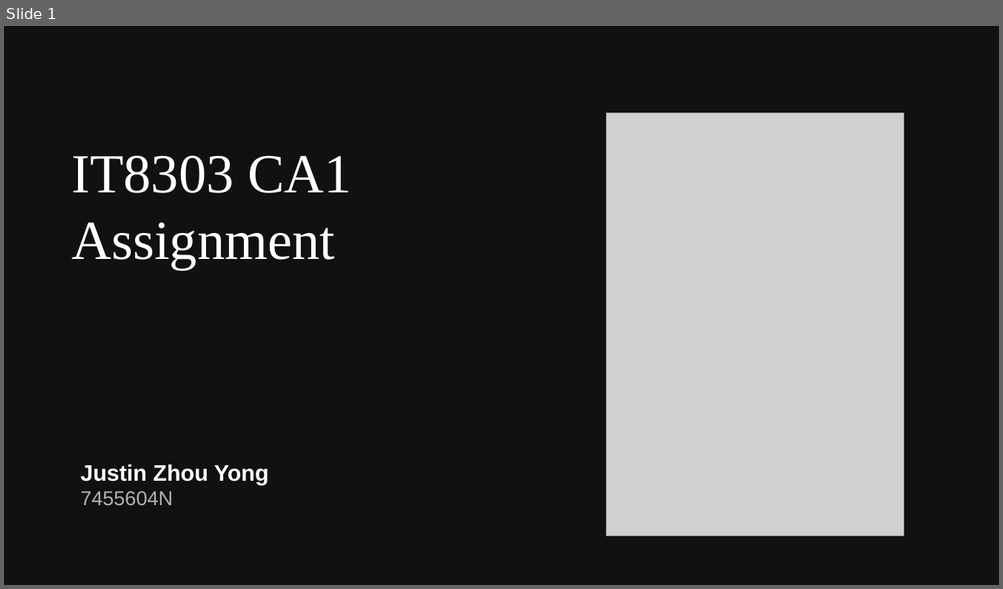
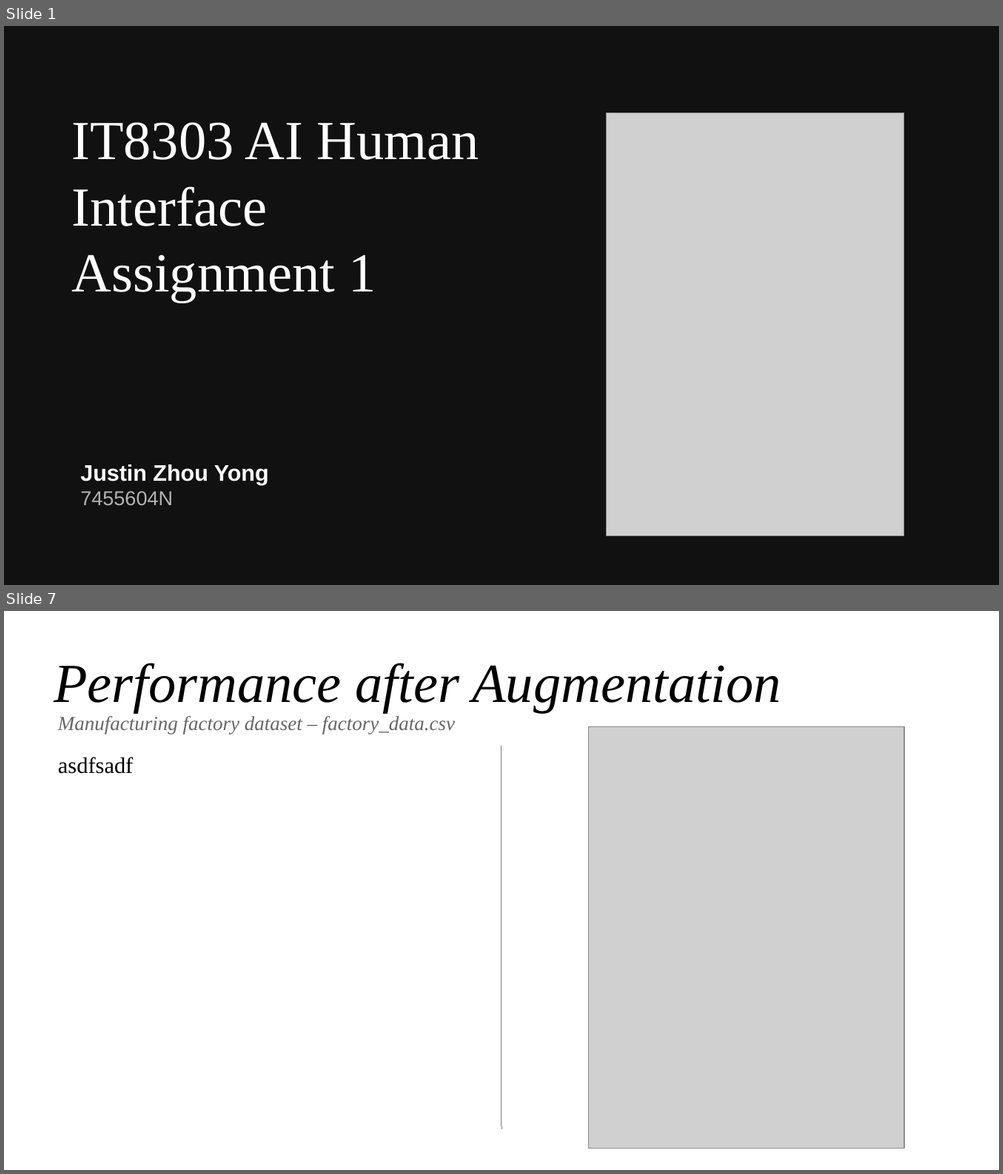
Before and after one commit to juzhyo/IT8303-AI-Human-Interface, a slide deck: ca1/slides.odp. Shown one above the other, each under a label of ours: slide 1 before the commit, slides 1 and 7 after it; the slides between them are not shown. The pictures are 1003x589 and 1003x1174 pixels, drawn with LibreOffice and Linux fonts; fonts in the diff are those of the drawing; grey boxes stand for pictures. Boxes give left, top, right and bottom in pixels: in the first picture for what was removed or moved away, otherwise in the second. Text is boxed around its words. In the diff, an @@ line names an element or a change of style, - is before the commit and + after.

```diff
--- a/ca1/slides.odp
+++ b/ca1/slides.odp
@@ slide 7 added at (4,611,999,1170), background #FFFFFF @@
@@ title added at (54,663,781,712), 44 pt, text #000000, italic @@
+Performance after Augmentation
@@ text added at (58,716,455,734), 16 pt, text #666666, italic @@
+Manufacturing factory dataset – factory_data.csv
@@ picture added at (588,726,904,1149) @@
@@ text added at (58,757,133,774), 18 pt, text #000000 @@
+asdfsadf
@@ line added from (501, 746) to (501, 1130), #808080 0 pt @@
@@ slide 1 changed as well @@
@@ title at (71,122,478,302): text changed @@
-IT8303 CA1 Assignment
+IT8303 AI Human Interface Assignment 1
```
Also in this commit, not shown: 6 other slides added, 6 slides removed, 6 other files.
